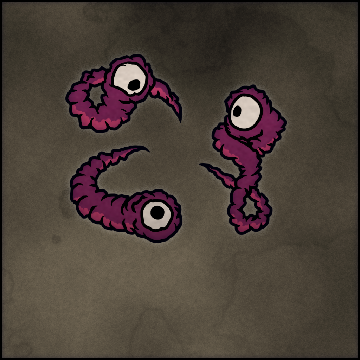
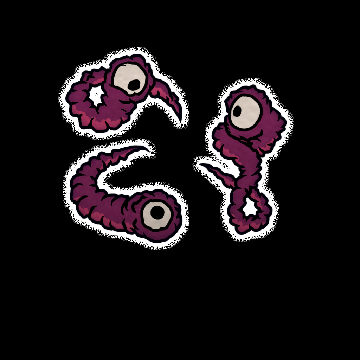
The second (360, 360) image is a revision of the first. Changes to its layers:
renamed "Layer 14" to "Combat Background", hid it, moved it above "diffuse" over [2, 2, 358, 358]
removed layer "Layer 13" over [2, 2, 358, 358]
renamed "alpha" to "diffuse", showed it over [2, 2, 358, 358]
